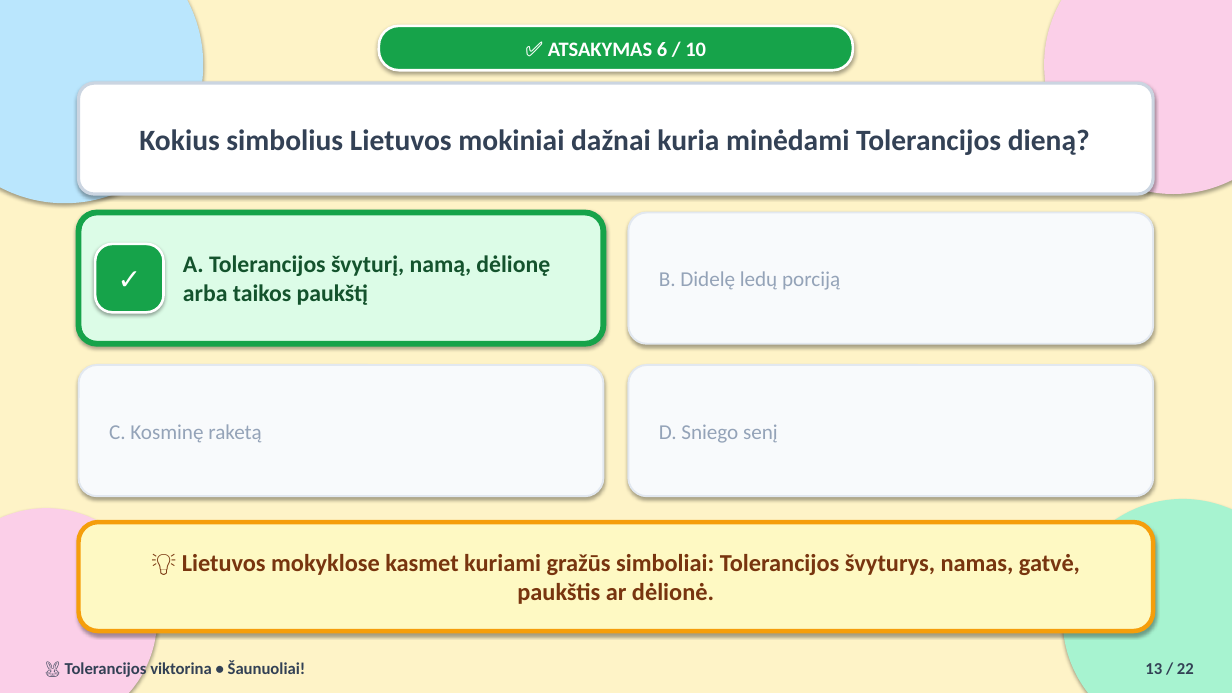
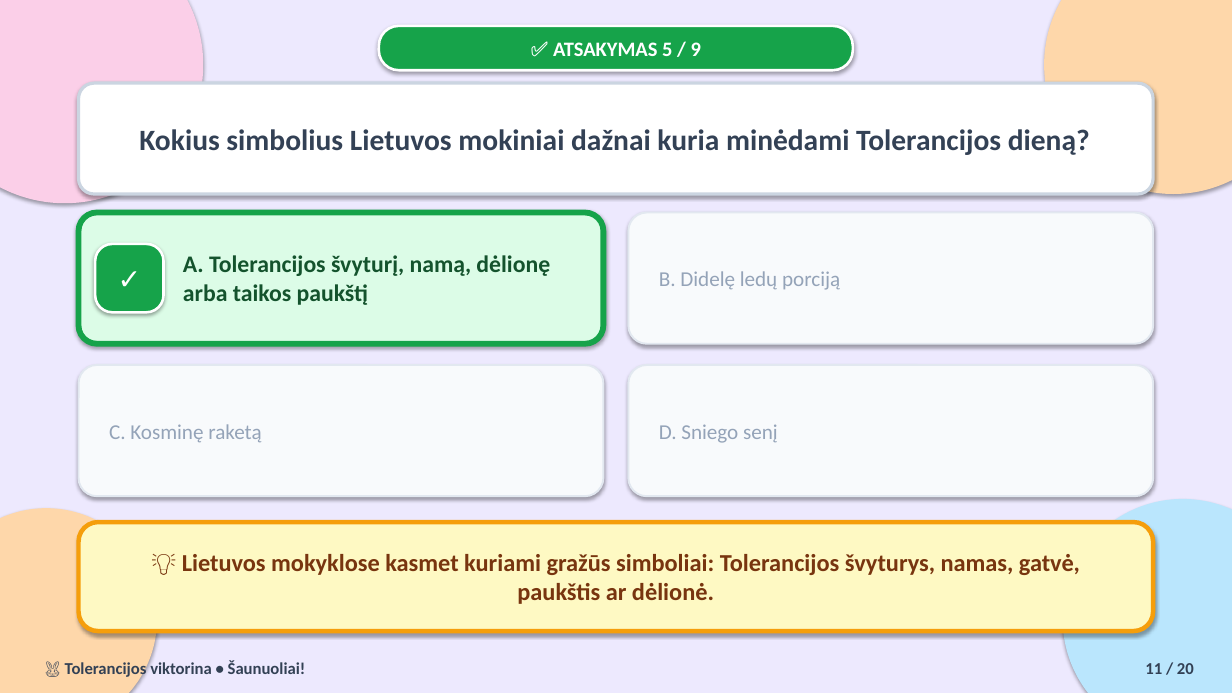
Before and after one commit to Artiomkalinin/tolerancijos-diena, a slide deck: slide 11 of Tolerancijos_viktorina.pptx (slide 13 before the commit). Drawn at 1232x693 pixels with LibreOffice and Linux fonts; fonts in the diff are those of the drawing. Boxes give left, top, right and bottom in pixels: in the first picture for what was removed or moved away, otherwise in the second. Text is boxed around its words. In the diff, an @@ line names an element or a change of style, - is before the commit and + after.

```diff
--- a/Tolerancijos_viktorina.pptx
+++ b/Tolerancijos_viktorina.pptx
@@ background #FEF3C7 to #EDE9FE @@
@@ ellipse at (0,0,203,203): fill #BAE6FD to #FBCFE8 @@
@@ ellipse at (1044,0,1232,194): fill #FBCFE8 to #FED7AA @@
@@ text at (553,42,701,56): text changed @@
-✅ ATSAKYMAS 6 / 10
+✅ ATSAKYMAS 5 / 9
@@ ellipse at (0,508,157,693): fill #FBCFE8 to #FED7AA @@
@@ ellipse at (1063,499,1232,693): fill #A7F3D0 to #BAE6FD @@
@@ text at (1145,663,1194,674): text changed @@
-13 / 22
+11 / 20
```
Also in this commit, not shown: 19 other slides changed, 2 slides removed, 3 other files.
